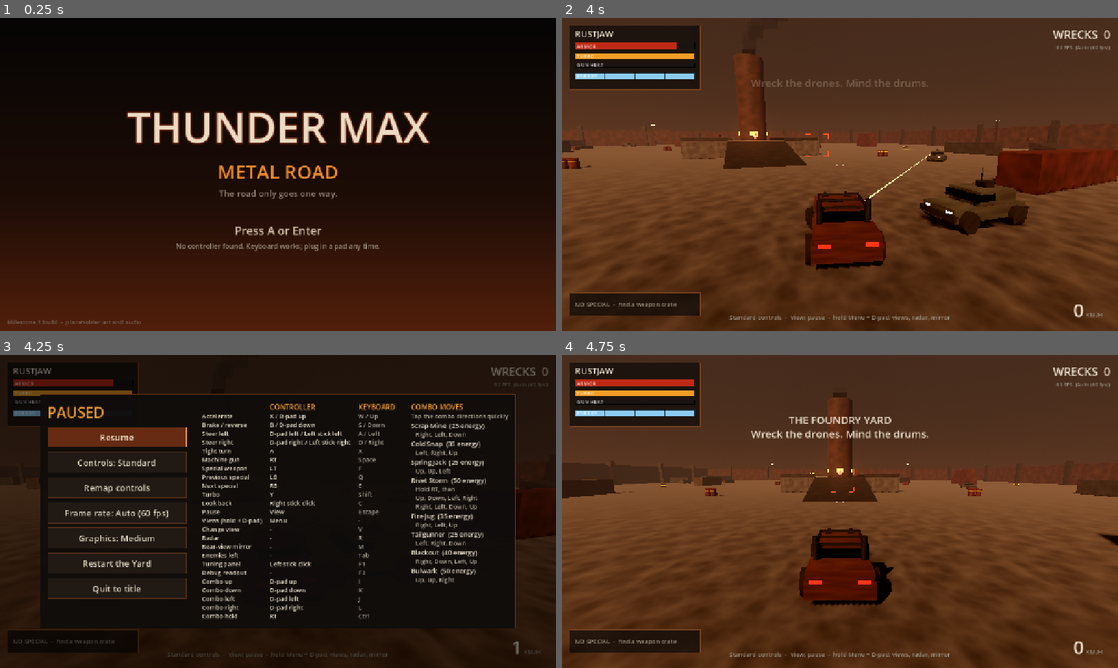
Above: before the commit, frames 1-4 (two rows, left to right).
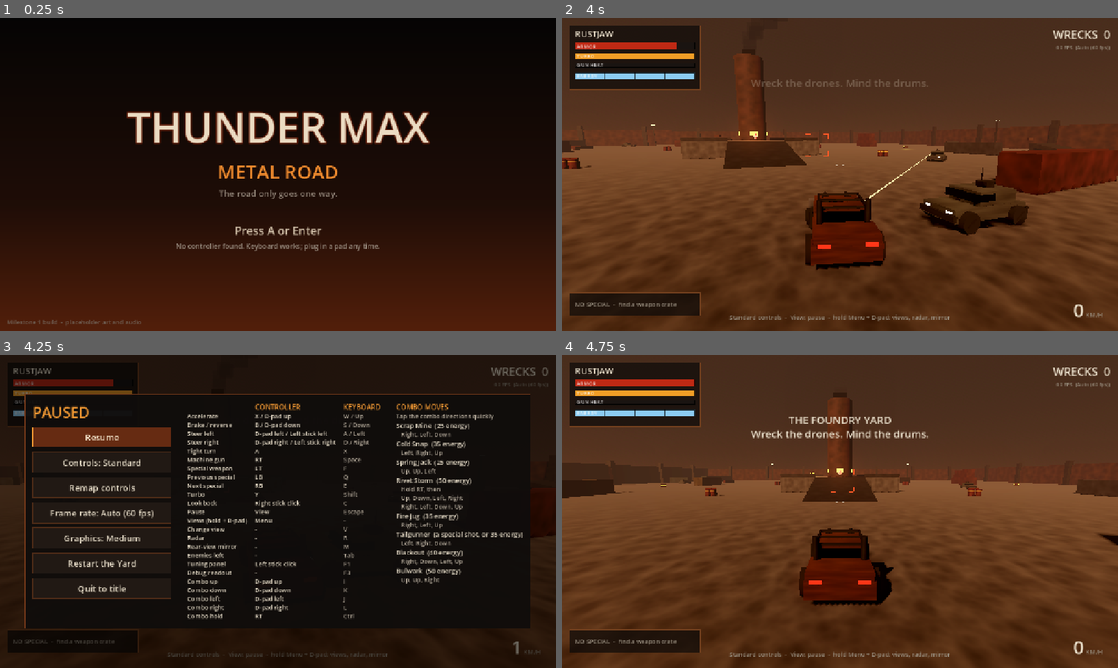
Above: after the commit, the same moments.

Repository: majorvfx/ThunderMax
Game: Godot game, scene res://game/main.tscn
The game is run twice, just before and just after one commit, with the same random seed, the same clock (stepped at 60 frames per second) and the same inputs.
Inputs (mouse positions are in pixels of both pictures, inside the frame that each line leads up to):
- Up to frame 1 (0.25 s): no input
- Up to frame 2 (4 s): tap A at 0.5 s; move the mouse to (962, 158) at 0.52 s; hold D 0.53-1.25 s; tap X at 0.6 s; click (962, 158) at 0.67 s; tap Enter (ui_accept) at 0.77, 3.77 s; drag from (728, 190) to (812, 237) at 1.27 s; move the mouse to (895, 105) at 2.02 s; hold D 2.03-2.75 s; tap F at 2.1 s; drag from (812, 237) to (673, 127) at 2.77 s; move the mouse to (1006, 221) at 3.52 s; hold A from 3.53 s (still down); tap E at 3.6 s
- Up to frame 3 (4.25 s): keep holding A; tap Escape (ui_cancel) at 4.15 s
- Up to frame 4 (4.75 s): release A at 4.25 s; click "Restart the Yard" at 4.25 s

Frames 1-2 are identical in both runs. In frame 3, 12% of the frame differs, in the area x 4-96%, y 12-88%; in frame 4, nothing differs.

Commit message:
Tailgunner fires the selected special backwards
Per Mathias: with a special weapon selected, Tailgunner (Left, Right,
Down) fires that weapon out the back at the car behind, using one of its
shots and no energy. With no special selected, or once the ammo runs
out, it fires a Cold Snap freeze blast out the back for 35 energy.

Rear shots aim at the nearest car in a 30 degree cone behind and carry
the car's velocity so they leave cleanly. Shared cone targeting lives in
game/weapons/targeting.gd. Tests: 392 passing.

Co-Authored-By: Claude Opus 5.5 <noreply@anthropic.com>
Claude-Session: https://claude.ai/code/session_017PsDfpeH4NjKiybTYTVcRW

Diff:
--- a/data/combos.json
+++ b/data/combos.json
@@ -89,14 +89,12 @@
         "right",
         "down"
       ],
-      "cost": 25,
+      "cost": 35,
       "cooldown": 0.6,
-      "description": "A heavy round fired out the back at whoever is tailing you.",
-      "damage": 14.0,
-      "speed": 60.0,
-      "impulse": 6000.0,
-      "life_s": 2.0,
-      "aim_cone_deg": 25.0
+      "uses_special": true,
+      "aim_cone_deg": 30.0,
+      "aim_range_m": 70.0,
+      "description": "Fires your selected special weapon out the back, using one of its shots and no energy. With no special selected, or none left, it fires a Cold Snap freeze blast out the back instead, which costs energy."
     },
     "blackout": {
       "name": "Blackout",
--- a/game/ui/pause_menu.gd
+++ b/game/ui/pause_menu.gd
@@ -155,7 +155,10 @@
 	var moves: Dictionary = data.get("moves", {})
 	for id in moves:
 		var m: Dictionary = moves[id]
-		_moves.add_child(UiStyle.label("%s  (%d energy)" % [m.get("name", id), int(m.get("cost", 0))], 15))
+		var cost := "%d energy" % int(m.get("cost", 0))
+		if bool(m.get("uses_special", false)):
+			cost = "a special shot, or %s" % cost
+		_moves.add_child(UiStyle.label("%s  (%s)" % [m.get("name", id), cost], 15))
 		var words := []
 		for d in m.get("inputs", []):
 			words.append(str(d).capitalize())
--- a/game/weapons/combo_controller.gd
+++ b/game/weapons/combo_controller.gd
@@ -67,6 +67,8 @@
 	if id == "spring_jack" and not vehicle.grounded:
 		move_failed.emit(vehicle, id, "airborne")
 		return false
+	if id == "tailgunner":
+		return _tailgunner(m)
 	if not vehicle.status.try_spend(id, float(m.get("cost", 0.0)), float(m.get("cooldown", 0.5))):
 		move_failed.emit(vehicle, id, "energy")
 		return false
@@ -82,8 +84,6 @@
 			_drop_mine(m)
 		"fire_jug":
 			_fire_projectile("fire_jug", m)
-		"tailgunner":
-			_tailgunner(m)
 		"blackout":
 			vehicle.status.cloak(float(m.get("duration", 4.0)))
 			Effects.smog_burst(vehicle.get_parent(), vehicle.global_position)
@@ -126,31 +126,38 @@
 	GameAudio.play_at("launch", start, 0.8, 1.3 if kind == "cold_snap" else 0.8)
 
 
-## A heavy round out the back, aimed at the nearest car in a cone behind.
-func _tailgunner(m: Dictionary) -> void:
+## Tailgunner: fires the selected special weapon out the back, using its ammo and
+## no energy. With no special (or none left) it fires a Cold Snap freeze blast out
+## the back instead, which costs the move's energy.
+func _tailgunner(m: Dictionary) -> bool:
+	var cooldown := float(m.get("cooldown", 0.6))
+	var sp := vehicle.specials
+	if sp != null and sp.has_shot():
+		if not vehicle.status.try_spend("tailgunner", 0.0, cooldown):
+			return false   # still cooling down from the last rear shot
+		var weapon := sp.display_name(sp.selected)
+		sp.fire(true)
+		move_used.emit(vehicle, "tailgunner", "%s: %s" % [move_name("tailgunner"), weapon])
+		return true
+	if not vehicle.status.try_spend("tailgunner", float(m.get("cost", 35.0)), cooldown):
+		move_failed.emit(vehicle, "tailgunner", "energy")
+		return false
+	var freeze: Dictionary = moves.get("cold_snap", {})
 	var xf := vehicle.global_transform
 	var back := xf.basis.z
 	var start := xf.origin + back * 2.8 + xf.basis.y * 0.7
 	var dir := back
-	var best_angle := deg_to_rad(float(m.get("aim_cone_deg", 25.0)))
-	for node in vehicle.get_tree().get_nodes_in_group("targets"):
-		if node == vehicle or not (node is Node3D):
-			continue
-		if node is ArcadeVehicle and (not node.is_alive() or node.status.is_cloaked()):
-			continue
-		var to: Vector3 = (node as Node3D).global_position - xf.origin
-		if to.length() > 60.0:
-			continue
-		var angle := back.angle_to(to)
-		if angle < best_angle:
-			best_angle = angle
-			dir = ((node as Node3D).global_position + Vector3.UP * 0.3 - start).normalized()
+	var target := Targeting.in_cone(vehicle, back, float(m.get("aim_cone_deg", 30.0)), float(m.get("aim_range_m", 70.0)))
+	if target != null:
+		dir = (target.global_position + Vector3.UP * 0.3 - start).normalized()
 	var p := Projectile.new()
-	p.setup("tailgunner", vehicle, m)
+	p.setup("cold_snap", vehicle, freeze)
 	vehicle.get_parent().add_child(p)
-	# Add the car's own velocity so the round doesn't crawl when you're driving away.
-	p.launch(start, dir * float(m.get("speed", 60.0)) + vehicle.linear_velocity)
-	GameAudio.play_at("launch", start, 0.9, 0.9)
+	# Carry the car's own velocity so the shot leaves cleanly when you're driving away.
+	p.launch(start, dir * float(freeze.get("speed", 75.0)) + vehicle.linear_velocity)
+	GameAudio.play_at("launch", start, 0.8, 1.3)
+	move_used.emit(vehicle, "tailgunner", "%s: Freeze Blast" % move_name("tailgunner"))
+	return true
 
 
 func _drop_mine(m: Dictionary) -> void:
--- a/game/weapons/projectile.gd
+++ b/game/weapons/projectile.gd
@@ -46,9 +46,6 @@
 			size = Vector3(0.4, 0.4, 1.3)
 		"firebrand":
 			col = Color(1.0, 0.6, 0.15)
-		"tailgunner":
-			col = Color(1.0, 0.75, 0.3)
-			size = Vector3(0.32, 0.32, 1.0)
 	var m := StandardMaterial3D.new()
 	m.albedo_color = col
 	m.emission_enabled = true
--- a/game/weapons/special_weapons.gd
+++ b/game/weapons/special_weapons.gd
@@ -95,8 +95,14 @@
 		fire()
 
 
-func fire() -> bool:
-	if selected == "" or count(selected) <= 0:
+func has_shot() -> bool:
+	return selected != "" and count(selected) > 0
+
+
+## Fires the selected special. `backward` fires it out the back (Tailgunner),
+## aimed at the nearest car behind.
+func fire(backward: bool = false) -> bool:
+	if not has_shot():
 		return false
 	var id := selected
 	var w: Dictionary = weapons[id]
@@ -105,20 +111,27 @@
 	vehicle.status.reveal()
 	var xf := vehicle.global_transform
 	var fwd := -xf.basis.z
-	var start := xf.origin + fwd * 2.6 + xf.basis.y * 0.8
+	var aim := xf.basis.z if backward else fwd
+	var start := xf.origin + aim * (2.8 if backward else 2.6) + xf.basis.y * 0.8
 	var target: Node3D = null
-	var gun := vehicle.get_node_or_null("MachineGun") as MachineGun
-	if gun != null:
-		target = gun.current_target
+	if backward:
+		target = Targeting.in_cone(vehicle, aim, 30.0, 70.0)
+	else:
+		var gun := vehicle.get_node_or_null("MachineGun") as MachineGun
+		if gun != null:
+			target = gun.current_target
 	var p := Projectile.new()
 	p.setup(id, vehicle, w)
 	if id == "seeker":
 		p.homing_target = target
 	vehicle.get_parent().add_child(p)
-	var dir := fwd
+	var dir := aim
 	if target != null and id != "sledge":
 		dir = (target.global_position + Vector3.UP * 0.3 - start).normalized()
-	p.launch(start, dir * float(w.get("speed", 40.0)) + fwd * maxf(vehicle.drive.speed, 0.0) * 0.5)
+	# Forward shots get a share of the car's speed; rear shots carry all of it so
+	# they leave the car cleanly.
+	var carry := vehicle.linear_velocity if backward else fwd * maxf(vehicle.drive.speed, 0.0) * 0.5
+	p.launch(start, dir * float(w.get("speed", 40.0)) + carry)
 	GameAudio.play_at("launch", start, 0.9, 0.7 if id == "sledge" else 1.0)
 	if count(id) <= 0:
 		ammo.erase(id)
--- /dev/null
+++ b/game/weapons/targeting.gd
@@ -0,0 +1,24 @@
+class_name Targeting
+extends RefCounted
+## Picks the car to aim at inside a cone, e.g. behind you for rear shots.
+
+
+## Nearest-to-centre live, visible target within `cone_deg` of `dir` and `max_dist`
+## metres of `from`, or null.
+static func in_cone(from: ArcadeVehicle, dir: Vector3, cone_deg: float, max_dist: float) -> Node3D:
+	var best: Node3D = null
+	var best_angle := deg_to_rad(cone_deg)
+	var origin := from.global_position
+	for node in from.get_tree().get_nodes_in_group("targets"):
+		if node == from or not (node is Node3D):
+			continue
+		if node is ArcadeVehicle and (not node.is_alive() or (node as ArcadeVehicle).status.is_cloaked()):
+			continue
+		var to: Vector3 = (node as Node3D).global_position - origin
+		if to.length() > max_dist or to.length() < 1.0:
+			continue
+		var angle := dir.angle_to(to)
+		if angle < best_angle:
+			best_angle = angle
+			best = node
+	return best
--- a/tests/run_tests.gd
+++ b/tests/run_tests.gd
@@ -848,20 +848,54 @@
 	target.reset_physics_interpolation()
 	await _frames(45)
 
-	# Tailgunner: a round out the back hits the car tailing you.
-	v.status.reset()
+	# Tailgunner with no special: a freeze blast out the back, paid for with energy.
+	v.status.reset()
+	v.specials.clear()
 	target.global_transform = Transform3D(Basis.IDENTITY, Vector3(0, 1.0, 18))
 	target.linear_velocity = Vector3.ZERO
 	target.reset_physics_interpolation()
 	await _frames(30)
+	var tail_cost := float(GameData.load_json(GameData.COMBOS_PATH)["moves"]["tailgunner"]["cost"])
+	var e_tail := v.status.energy
+	await _tap(drv, _inputs("tailgunner"))
+	check("tailgunner" in used, "Tailgunner fires from its D-pad combo")
+	near(v.status.energy, e_tail - tail_cost, 2.0, "with no special, Tailgunner costs energy")
+	t = 0.0
+	while not target.status.is_frozen() and t < 1.5:
+		await physics_frame
+		t += 1.0 / 60.0
+	check(target.status.is_frozen(), "with no special, Tailgunner freezes the car behind (%.2f s)" % t)
+	target.status.reset()
+	await _frames(45)
+
+	# With a special selected: that weapon goes out the back, using ammo, not energy.
+	v.status.reset()
+	v.specials.add("seeker", 1)
 	var thp3 := target.health.current
 	await _tap(drv, _inputs("tailgunner"))
+	check(v.status.energy >= v.status.energy_max - 0.01, "a rear special shot costs no energy")
+	check(v.specials.count("seeker") == 0, "a rear special shot uses one of its shots")
 	t = 0.0
 	while target.health.current >= thp3 and t < 1.5:
 		await physics_frame
 		t += 1.0 / 60.0
-	check("tailgunner" in used, "Tailgunner fires from its D-pad combo")
-	check(target.health.current < thp3, "Tailgunner hits the car behind (%.2f s)" % t)
+	check(target.health.current < thp3, "Tailgunner fires the selected Seeker at the car behind (%.2f s)" % t)
+	check(not target.status.is_frozen(), "a rear special shot is the special, not a freeze")
+	await _frames(45)
+
+	# Out of ammo: back to the freeze blast for energy.
+	var e_tail2 := v.status.energy
+	await _tap(drv, _inputs("tailgunner"))
+	near(v.status.energy, e_tail2 - tail_cost, 2.0, "out of ammo, Tailgunner uses energy again")
+	await _frames(45)
+	# No special and not enough energy: nothing fires.
+	v.status.reset()
+	v.status.energy = 10.0
+	failed.clear()
+	await _tap(drv, _inputs("tailgunner"))
+	check("tailgunner:energy" in failed, "with no special and no energy, Tailgunner fails")
+	v.status.reset()
+	target.status.reset()
 	target.health.current = target.stats.max_health
 	target.global_transform = Transform3D(Basis.IDENTITY, Vector3(0, 1.0, -22))
 	target.linear_velocity = Vector3.ZERO
Binary file changed: docs/screenshots/blackout.png
Binary file changed: docs/screenshots/cold_snap.png
Binary file changed: docs/screenshots/combo_bulwark.png
Binary file changed: docs/screenshots/fire_jug.png
Binary file changed: docs/screenshots/gunfight.png
Binary file changed: docs/screenshots/hood_view.png
Binary file changed: docs/screenshots/kicker_jump.png
Binary file changed: docs/screenshots/pause_menu.png
Binary file changed: docs/screenshots/radar_mirror.png
Binary file changed: docs/screenshots/remap_controls.png
Binary file changed: docs/screenshots/rivet_storm.png
Binary file changed: docs/screenshots/title.png
(and 3 more such lines)
